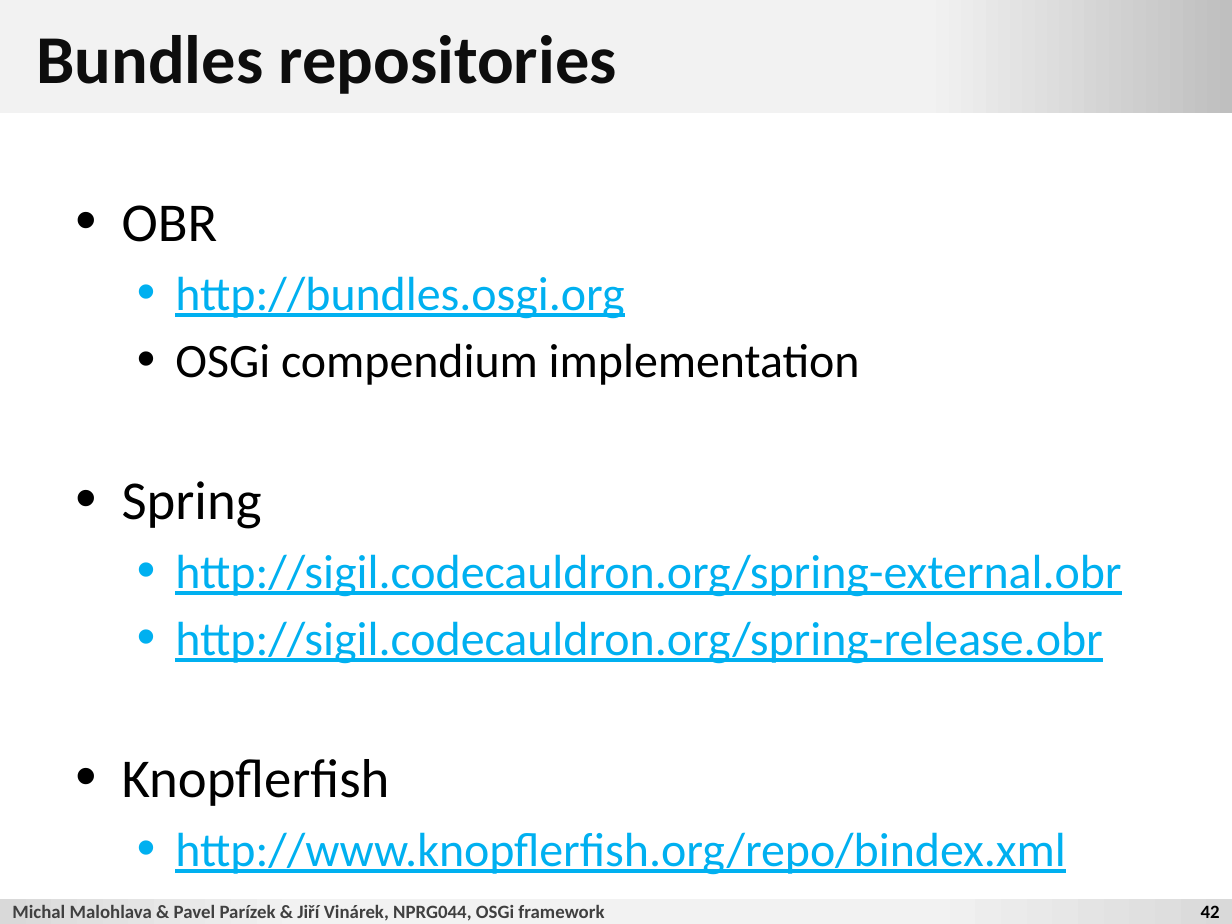
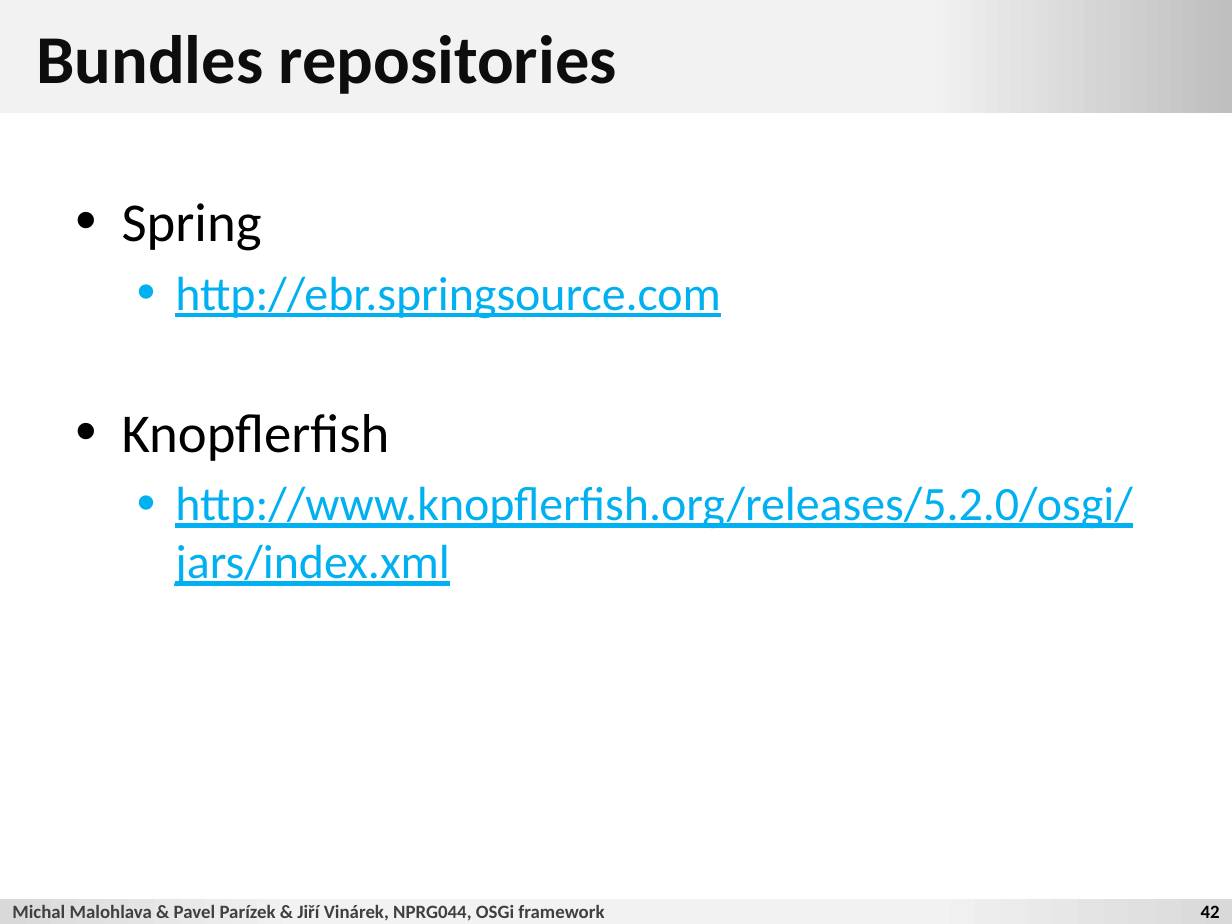
Before and after one commit to d3slect/nprg044-eclipse-platform, a slide deck: slide 42 of slides/01-osgi/01-osgi.pptx. Drawn at 1232x924 pixels with LibreOffice and Linux fonts; fonts in the diff are those of the drawing; background and template pictures are left out. Boxes give left, top, right and bottom in pixels: in the first picture for what was removed or moved away, otherwise in the second. Text is boxed around its words. In the diff, an @@ line names an element or a change of style, - is before the commit and + after.

Commit message:
updated slides

```diff
--- a/slides/01-osgi/01-osgi.pptx
+++ b/slides/01-osgi/01-osgi.pptx
@@ text at (122,205,860,385): paragraphs removed @@
-• OBR
-  • http://bundles.osgi.org
-  • OSGi compendium implementation
@@ text at (175,276,720,319): text changed @@
-  • http://sigil.codecauldron.org/spring-external.obr
-  • http://sigil.codecauldron.org/spring-release.obr
+  • http://ebr.springsource.com
@@ text at (175,486,1132,587): text changed @@
-  • http://www.knopflerfish.org/repo/bindex.xml
+  • http://www.knopflerfish.org/releases/5.2.0/osgi/jars/index.xml
```
